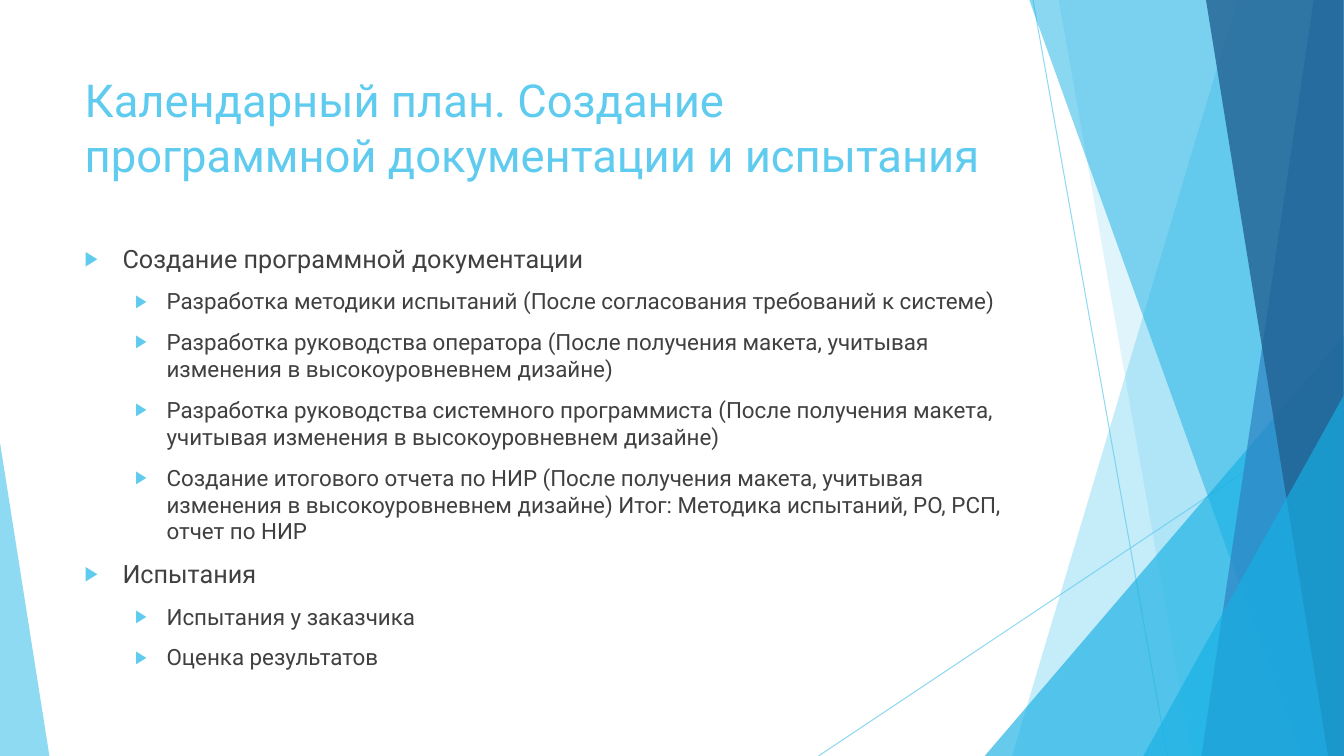
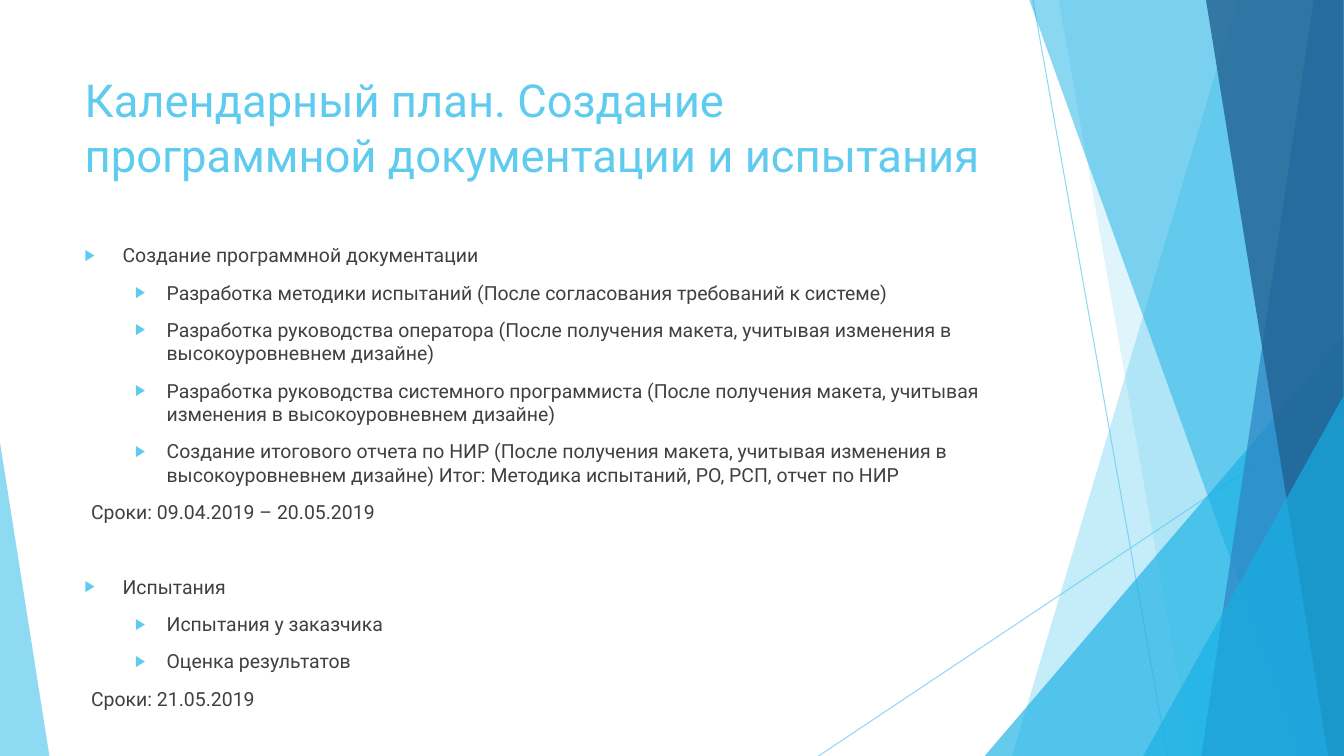
Before and after one commit to greyhuman/FaceReco, a slide deck: slide 24 of docs/external/Итоговая презентация.pptx (slide 21 before the commit). Drawn at 1344x756 pixels with LibreOffice and Linux fonts; fonts in the diff are those of the drawing. Boxes give left, top, right and bottom in pixels: in the first picture for what was removed or moved away, otherwise in the second. Text is boxed around its words. In the diff, an @@ line names an element or a change of style, - is before the commit and + after.

```diff
--- a/docs/external/Итоговая презентация.pptx
+++ b/docs/external/Итоговая презентация.pptx
@@ text at (123, 248, 979, 672): size 18 to 13.9 pt in "Создание программной документации", "Испытания"; size 16 to 13.9 pt in "Разработка методики испытаний (После согласования требований ...", "Разработка руководства оператора (После получения макета, уч ...", "Разработка руководства системного программиста (После получе ...", "Создание итогового отчета по НИР (После получения ..." and 2 more places @@
@@ text at (91, 505, 375, 523): paragraph added @@
+Сроки: 09.04.2019 – 20.05.2019
@@ text at (91, 692, 255, 710): paragraph added @@
+Сроки: 21.05.2019
```
Also in this commit, not shown: 4 other slides changed, 3 slides added.
